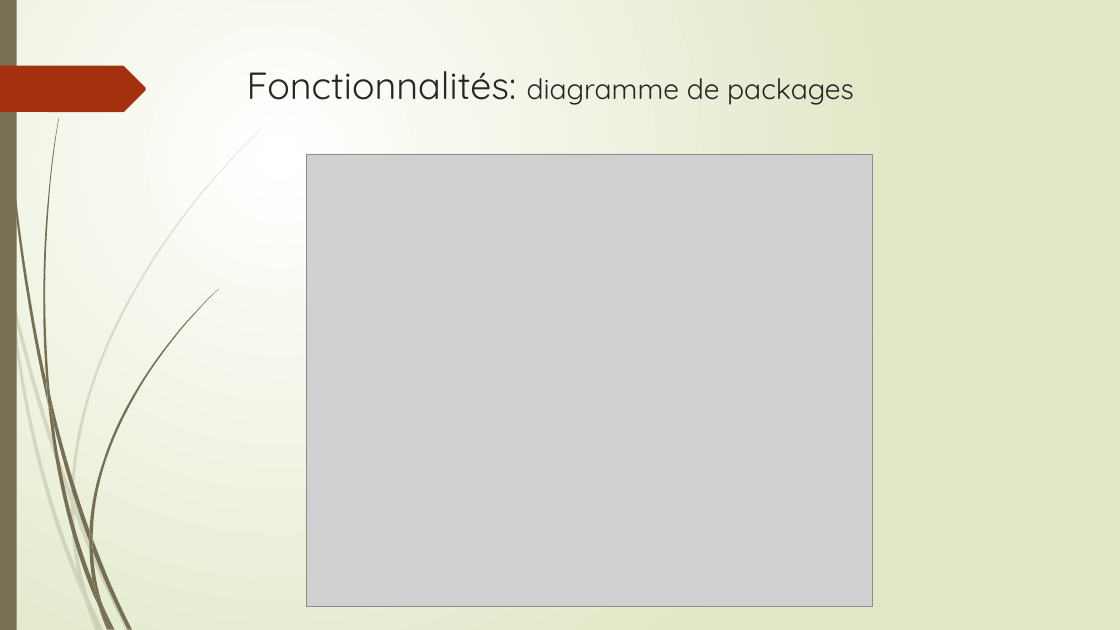
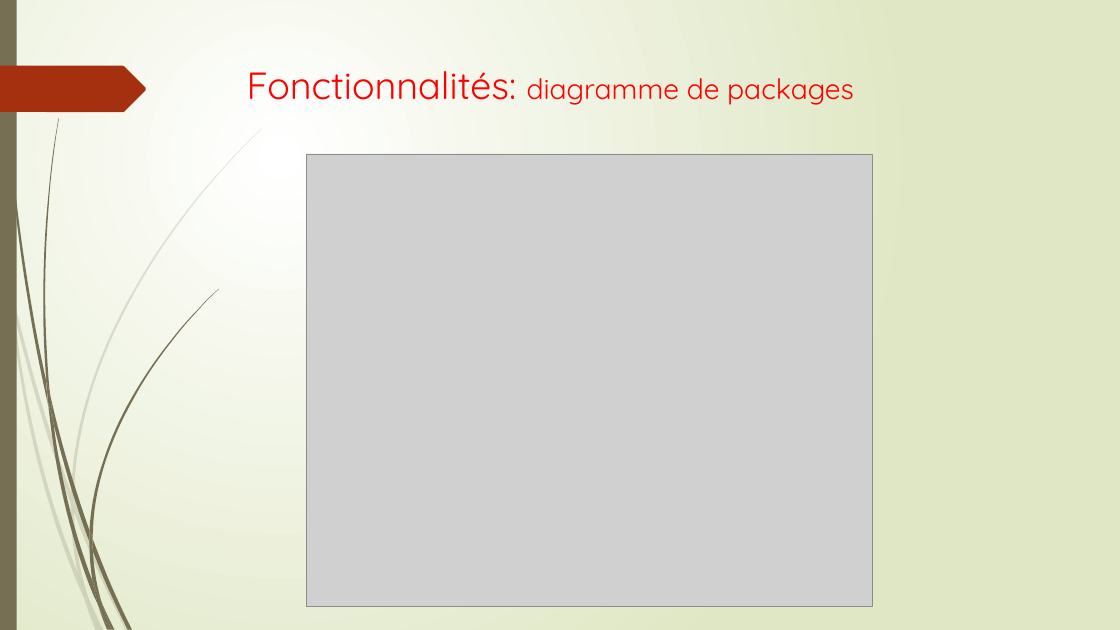
Before and after one commit to enyo10/Project4, a slide deck: slide 6 of OC Pizzeria.pptx. Drawn at 1120x630 pixels with LibreOffice and Linux fonts; fonts in the diff are those of the drawing; grey boxes stand for pictures. Boxes give left, top, right and bottom in pixels: in the first picture for what was removed or moved away, otherwise in the second. Text is boxed around its words. In the diff, an @@ line names an element or a change of style, - is before the commit and + after.

```diff
--- a/OC Pizzeria.pptx
+++ b/OC Pizzeria.pptx
@@ title "Fonctionnalités: diagramme de packages" at bbox=[247, 71, 854, 105]: text colour #262626 to #FF0000 @@
```
Also in this commit, not shown: 6 other slides changed, 1 slide added, 2 slides removed, 7 other files.
